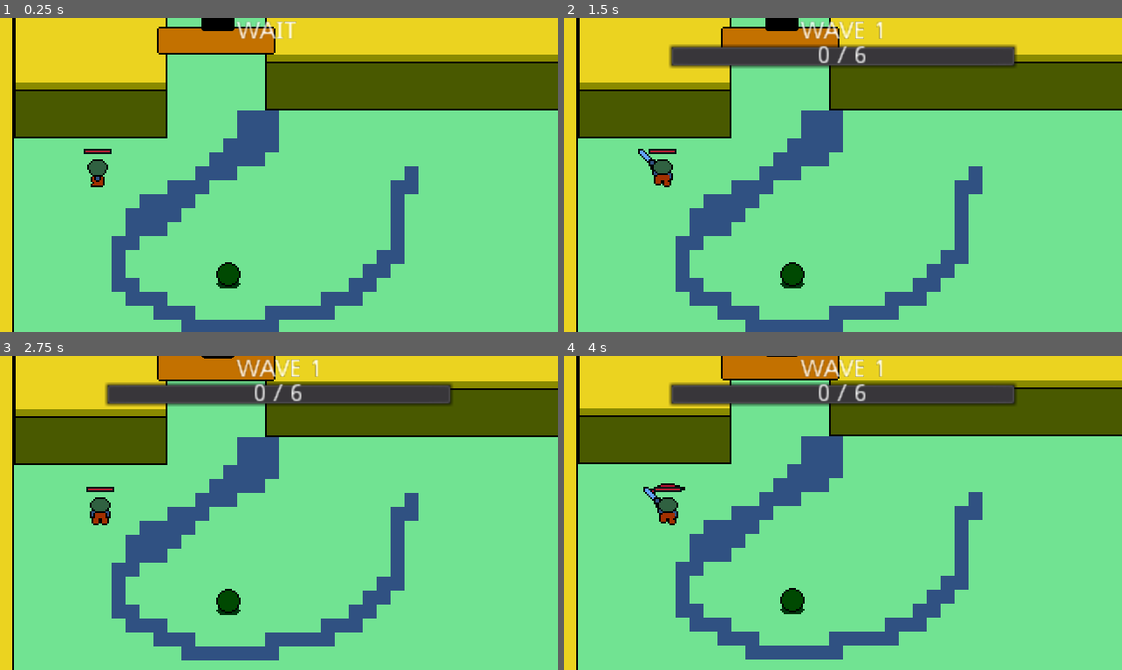
Above: before the commit, frames 1-4 (two rows, left to right).
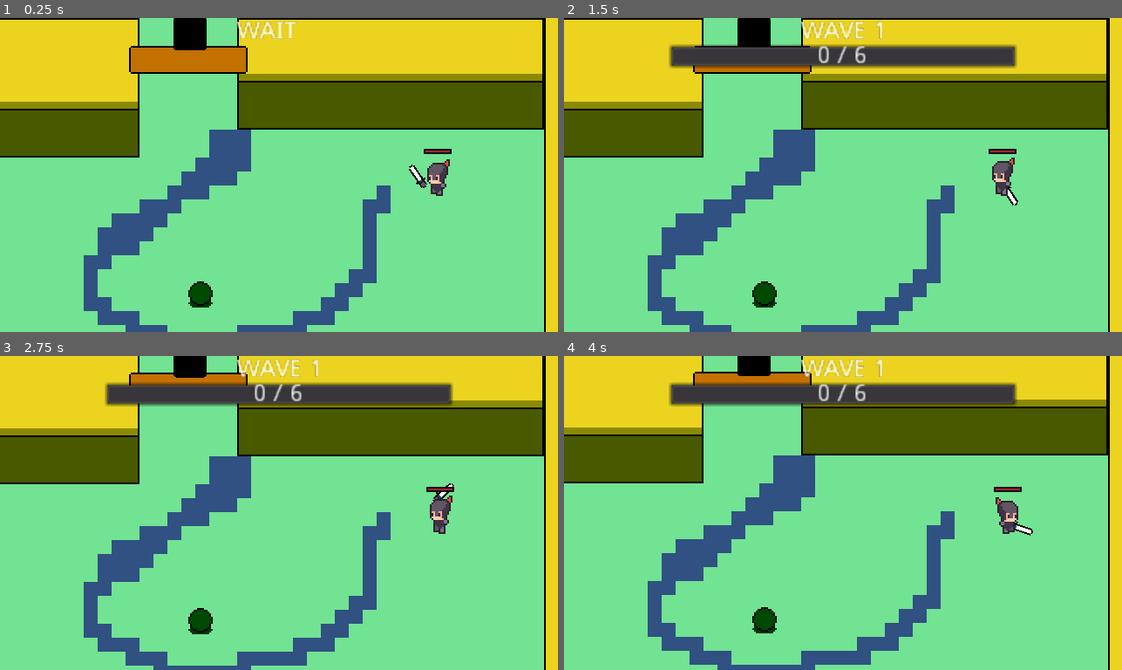
Above: after the commit, the same moments.

Repository: KeelDevStudio/DualStickDefender-Git
Game: Godot game, scene res://Levels/Debug.tscn
The game is run twice, just before and just after one commit, with the same random seed, the same clock (stepped at 60 frames per second) and the same inputs. The engine's default icon, where the game draws it, is replaced by a stand-in: a white triangle on a blue panel in a dark square.
Inputs (mouse positions are in pixels of both pictures, inside the frame that each line leads up to):
- Up to frame 1 (0.25 s): no input
- Up to frame 2 (1.5 s): move the mouse to (965, 159) at 0.52 s; hold D (Right) 0.53-1.28 s; hold Space (Attack1) 0.53-1.28 s; move the mouse to (731, 190) at 1.27 s; hold S (Down) from 1.28 s (still down); tap T (Test1) at 1.35 s
- Up to frame 3 (2.75 s): move the mouse to (334, 443) at 2.02 s; release S (Down) at 2.03 s; hold D (Right) from 2.03 s (still down); hold Space (Attack1) from 2.03 s (still down)
- Up to frame 4 (4 s): move the mouse to (815, 575) at 2.77 s; release D (Right) at 2.78 s; release Space (Attack1) at 2.78 s; hold W (Up) 2.78-3.53 s; tap T (Test1) at 2.85 s; move the mouse to (1010, 560) at 3.52 s; hold A (Left) from 3.53 s (still down); hold Space (Attack1) from 3.53 s (still down)

The runs differ from the first frame. In frame 1, 31% of the frame differs, in the area x 0-100%, y 0-100%; in frame 2, 28%; in frame 3, 27%; in frame 4, 27%.

Commit message:
change animation to 2 way, anime knight, crookie 16x24

Diff:
--- a/Actors/ActorAnimationPlayer.tscn
+++ b/Actors/ActorAnimationPlayer.tscn
@@ -13,8 +13,8 @@
 tracks/0/keys = {
 "times": PoolRealArray( 0, 0.15, 0.3, 0.45 ),
 "transitions": PoolRealArray( 1, 1, 1, 1 ),
-"update": 1,
-"values": [ 3, 4, 5, 3 ]
+"update": 0,
+"values": [ 80, 81, 82, 83 ]
 }
 tracks/1/type = "method"
 tracks/1/path = NodePath(".")
@@ -67,8 +67,8 @@
 tracks/0/keys = {
 "times": PoolRealArray( 0, 0.15, 0.3, 0.45 ),
 "transitions": PoolRealArray( 1, 1, 1, 1 ),
-"update": 1,
-"values": [ 21, 22, 23, 21 ]
+"update": 0,
+"values": [ 95, 96, 97, 98 ]
 }
 tracks/1/type = "method"
 tracks/1/path = NodePath(".")
@@ -122,8 +122,8 @@
 tracks/0/keys = {
 "times": PoolRealArray( 0, 0.15, 0.3, 0.45 ),
 "transitions": PoolRealArray( 1, 1, 1, 1 ),
-"update": 1,
-"values": [ 12, 13, 14, 12 ]
+"update": 0,
+"values": [ 85, 86, 87, 88 ]
 }
 tracks/1/type = "method"
 tracks/1/path = NodePath(".")
@@ -176,8 +176,8 @@
 tracks/0/keys = {
 "times": PoolRealArray( 0, 0.15, 0.3, 0.45 ),
 "transitions": PoolRealArray( 1, 1, 1, 1 ),
-"update": 1,
-"values": [ 30, 31, 32, 30 ]
+"update": 0,
+"values": [ 90, 91, 92, 93 ]
 }
 tracks/1/type = "method"
 tracks/1/path = NodePath(".")
@@ -221,41 +221,17 @@
 [sub_resource type="Animation" id=14]
 length = 0.6
 step = 0.15
-tracks/0/type = "value"
-tracks/0/path = NodePath("Sprite:frame")
-tracks/0/interp = 1
-tracks/0/loop_wrap = true
-tracks/0/imported = false
-tracks/0/enabled = true
-tracks/0/keys = {
-"times": PoolRealArray( 0, 0.15, 0.3, 0.45 ),
-"transitions": PoolRealArray( 1, 1, 1, 1 ),
-"update": 1,
-"values": [ 3, 6, 7, 8 ]
-}
 
 [sub_resource type="Animation" id=15]
 length = 0.6
 step = 0.15
-tracks/0/type = "value"
-tracks/0/path = NodePath("Sprite:frame")
-tracks/0/interp = 1
-tracks/0/loop_wrap = true
-tracks/0/imported = false
-tracks/0/enabled = true
-tracks/0/keys = {
-"times": PoolRealArray( 0, 0.15, 0.3, 0.45 ),
-"transitions": PoolRealArray( 1, 1, 1, 1 ),
-"update": 1,
-"values": [ 19, 24, 25, 26 ]
-}
-tracks/1/type = "method"
-tracks/1/path = NodePath(".")
-tracks/1/interp = 1
-tracks/1/loop_wrap = true
-tracks/1/imported = false
-tracks/1/enabled = true
-tracks/1/keys = {
+tracks/0/type = "method"
+tracks/0/path = NodePath(".")
+tracks/0/interp = 1
+tracks/0/loop_wrap = true
+tracks/0/imported = false
+tracks/0/enabled = true
+tracks/0/keys = {
 "times": PoolRealArray( 0.6 ),
 "transitions": PoolRealArray( 1 ),
 "values": [ {
@@ -267,25 +243,13 @@
 [sub_resource type="Animation" id=16]
 length = 0.6
 step = 0.15
-tracks/0/type = "value"
-tracks/0/path = NodePath("Sprite:frame")
-tracks/0/interp = 1
-tracks/0/loop_wrap = true
-tracks/0/imported = false
-tracks/0/enabled = true
-tracks/0/keys = {
-"times": PoolRealArray( 0, 0.15, 0.3, 0.45 ),
-"transitions": PoolRealArray( 1, 1, 1, 1 ),
-"update": 1,
-"values": [ 12, 15, 16, 17 ]
-}
-tracks/1/type = "method"
-tracks/1/path = NodePath(".")
-tracks/1/interp = 1
-tracks/1/loop_wrap = true
-tracks/1/imported = false
-tracks/1/enabled = true
-tracks/1/keys = {
+tracks/0/type = "method"
+tracks/0/path = NodePath(".")
+tracks/0/interp = 1
+tracks/0/loop_wrap = true
+tracks/0/imported = false
+tracks/0/enabled = true
+tracks/0/keys = {
 "times": PoolRealArray( 0.6 ),
 "transitions": PoolRealArray( 1 ),
 "values": [ {
@@ -297,25 +261,13 @@
 [sub_resource type="Animation" id=17]
 length = 0.6
 step = 0.15
-tracks/0/type = "value"
-tracks/0/path = NodePath("Sprite:frame")
-tracks/0/interp = 1
-tracks/0/loop_wrap = true
-tracks/0/imported = false
-tracks/0/enabled = true
-tracks/0/keys = {
-"times": PoolRealArray( 0, 0.15, 0.3, 0.45 ),
-"transitions": PoolRealArray( 1, 1, 1, 1 ),
-"update": 1,
-"values": [ 28, 33, 34, 35 ]
-}
-tracks/1/type = "method"
-tracks/1/path = NodePath(".")
-tracks/1/interp = 1
-tracks/1/loop_wrap = true
-tracks/1/imported = false
-tracks/1/enabled = true
-tracks/1/keys = {
+tracks/0/type = "method"
+tracks/0/path = NodePath(".")
+tracks/0/interp = 1
+tracks/0/loop_wrap = true
+tracks/0/imported = false
+tracks/0/enabled = true
+tracks/0/keys = {
 "times": PoolRealArray( 0.6 ),
 "transitions": PoolRealArray( 1 ),
 "values": [ {
@@ -328,32 +280,32 @@
 length = 0.1
 loop = true
 tracks/0/type = "value"
-tracks/0/path = NodePath("Sprite:frame_coords")
-tracks/0/interp = 1
-tracks/0/loop_wrap = true
-tracks/0/imported = false
-tracks/0/enabled = true
-tracks/0/keys = {
-"times": PoolRealArray( 0 ),
-"transitions": PoolRealArray( 1 ),
-"update": 0,
-"values": [ Vector2( 1, 0 ) ]
+tracks/0/path = NodePath("Sprite:frame")
+tracks/0/interp = 1
+tracks/0/loop_wrap = true
+tracks/0/imported = false
+tracks/0/enabled = true
+tracks/0/keys = {
+"times": PoolRealArray( 0 ),
+"transitions": PoolRealArray( 1 ),
+"update": 1,
+"values": [ 0 ]
 }
 
 [sub_resource type="Animation" id=2]
 length = 0.1
 loop = true
 tracks/0/type = "value"
-tracks/0/path = NodePath("Sprite:frame_coords")
-tracks/0/interp = 1
-tracks/0/loop_wrap = true
-tracks/0/imported = false
-tracks/0/enabled = true
-tracks/0/keys = {
-"times": PoolRealArray( 0 ),
-"transitions": PoolRealArray( 1 ),
-"update": 0,
-"values": [ Vector2( 1, 2 ) ]
+tracks/0/path = NodePath("Sprite:frame")
+tracks/0/interp = 1
+tracks/0/loop_wrap = true
+tracks/0/imported = false
+tracks/0/enabled = true
+tracks/0/keys = {
+"times": PoolRealArray( 0 ),
+"transitions": PoolRealArray( 1 ),
+"update": 1,
+"values": [ 10 ]
 }
 
 [sub_resource type="Animation" id=3]
@@ -368,8 +320,8 @@
 tracks/0/keys = {
 "times": PoolRealArray( 0 ),
 "transitions": PoolRealArray( 1 ),
-"update": 1,
-"values": [ 10 ]
+"update": 0,
+"values": [ 30 ]
 }
 
 [sub_resource type="Animation" id=4]
@@ -384,8 +336,8 @@
 tracks/0/keys = {
 "times": PoolRealArray( 0 ),
 "transitions": PoolRealArray( 1 ),
-"update": 1,
-"values": [ 28 ]
+"update": 0,
+"values": [ 21 ]
 }
 
 [sub_resource type="Animation" id=5]
@@ -401,8 +353,8 @@
 tracks/0/keys = {
 "times": PoolRealArray( 0, 0.15, 0.3, 0.45 ),
 "transitions": PoolRealArray( 1, 1, 1, 1 ),
-"update": 1,
-"values": [ 0, 1, 2, 1 ]
+"update": 0,
+"values": [ 0, 1, 2, 3 ]
 }
 
 [sub_resource type="Animation" id=6]
@@ -418,8 +370,8 @@
 tracks/0/keys = {
 "times": PoolRealArray( 0, 0.15, 0.3, 0.45 ),
 "transitions": PoolRealArray( 1, 1, 1, 1 ),
-"update": 1,
-"values": [ 18, 19, 20, 19 ]
+"update": 0,
+"values": [ 10, 11, 12, 13 ]
 }
 
 [sub_resource type="Animation" id=7]
@@ -435,8 +387,8 @@
 tracks/0/keys = {
 "times": PoolRealArray( 0, 0.15, 0.3, 0.45 ),
 "transitions": PoolRealArray( 1, 1, 1, 1 ),
-"update": 1,
-"values": [ 9, 10, 11, 10 ]
+"update": 0,
+"values": [ 30, 31, 32, 33 ]
 }
 
 [sub_resource type="Animation" id=8]
@@ -452,8 +404,8 @@
 tracks/0/keys = {
 "times": PoolRealArray( 0, 0.15, 0.3, 0.45 ),
 "transitions": PoolRealArray( 1, 1, 1, 1 ),
-"update": 1,
-"values": [ 27, 28, 29, 28 ]
+"update": 0,
+"values": [ 20, 21, 22, 23 ]
 }
 
 [sub_resource type="Animation" id=9]
--- a/Actors/ActorAnimationTree.tscn
+++ b/Actors/ActorAnimationTree.tscn
@@ -46,26 +46,26 @@
 blend_point_3/pos = Vector2( 0, 1 )
 blend_mode = 1
 
-[sub_resource type="AnimationNodeAnimation" id=18]
+[sub_resource type="AnimationNodeAnimation" id=45]
+animation = "IdleDown"
+
+[sub_resource type="AnimationNodeAnimation" id=46]
 animation = "IdleLeft"
 
-[sub_resource type="AnimationNodeAnimation" id=19]
-animation = "IdleDown"
-
-[sub_resource type="AnimationNodeAnimation" id=20]
+[sub_resource type="AnimationNodeAnimation" id=47]
 animation = "IdleRight"
 
-[sub_resource type="AnimationNodeAnimation" id=21]
+[sub_resource type="AnimationNodeAnimation" id=48]
 animation = "IdleUp"
 
 [sub_resource type="AnimationNodeBlendSpace2D" id=22]
-blend_point_0/node = SubResource( 18 )
-blend_point_0/pos = Vector2( -1, 0 )
-blend_point_1/node = SubResource( 19 )
-blend_point_1/pos = Vector2( 0, 1.1 )
-blend_point_2/node = SubResource( 20 )
+blend_point_0/node = SubResource( 45 )
+blend_point_0/pos = Vector2( 0, 1.1 )
+blend_point_1/node = SubResource( 46 )
+blend_point_1/pos = Vector2( -1, 0 )
+blend_point_2/node = SubResource( 47 )
 blend_point_2/pos = Vector2( 1, 0 )
-blend_point_3/node = SubResource( 21 )
+blend_point_3/node = SubResource( 48 )
 blend_point_3/pos = Vector2( 0, -1.1 )
 min_space = Vector2( -1.1, -1.1 )
 max_space = Vector2( 1.1, 1.1 )
@@ -83,15 +83,35 @@
 [sub_resource type="AnimationNodeAnimation" id=26]
 animation = "MoveUp"
 
+[sub_resource type="AnimationNodeAnimation" id=49]
+animation = "MoveDownLeft"
+
+[sub_resource type="AnimationNodeAnimation" id=50]
+animation = "MoveDownRight"
+
+[sub_resource type="AnimationNodeAnimation" id=51]
+animation = "MoveUpRight"
+
+[sub_resource type="AnimationNodeAnimation" id=52]
+animation = "MoveUpLeft"
+
 [sub_resource type="AnimationNodeBlendSpace2D" id=27]
 blend_point_0/node = SubResource( 23 )
 blend_point_0/pos = Vector2( -1, 0 )
 blend_point_1/node = SubResource( 24 )
 blend_point_1/pos = Vector2( 1, 0 )
 blend_point_2/node = SubResource( 25 )
-blend_point_2/pos = Vector2( 0, 1.1 )
+blend_point_2/pos = Vector2( 0, 1 )
 blend_point_3/node = SubResource( 26 )
-blend_point_3/pos = Vector2( 0, -1.1 )
+blend_point_3/pos = Vector2( 0, -1 )
+blend_point_4/node = SubResource( 49 )
+blend_point_4/pos = Vector2( -1, 1 )
+blend_point_5/node = SubResource( 50 )
+blend_point_5/pos = Vector2( 1, 1 )
+blend_point_6/node = SubResource( 51 )
+blend_point_6/pos = Vector2( 1, -1 )
+blend_point_7/node = SubResource( 52 )
+blend_point_7/pos = Vector2( -1, -1 )
 min_space = Vector2( -1.1, -1.1 )
 max_space = Vector2( 1.1, 1.1 )
 blend_mode = 1
--- a/Actors/Characters/Player/Jobs/Player.tscn
+++ b/Actors/Characters/Player/Jobs/Player.tscn
@@ -1,18 +1,226 @@
-[gd_scene load_steps=16 format=2]
+[gd_scene load_steps=30 format=2]
 
 [ext_resource path="res://Actors/Characters/Player/Player.gd" type="Script" id=1]
 [ext_resource path="res://Actors/Characters/Player/PlayerControler.gd" type="Script" id=2]
-[ext_resource path="res://Asset/Actors/Crokie-Sheet.png" type="Texture" id=3]
+[ext_resource path="res://Asset/Actors/Knigth.png" type="Texture" id=3]
 [ext_resource path="res://Actors/Characters/Player/Ressources/PlayerColiderBox.tres" type="Shape2D" id=4]
 [ext_resource path="res://Actors/Characters/Player/Ressources/PlayerAttackHitBox.tres" type="Shape2D" id=5]
-[ext_resource path="res://Actors/ActorAnimationTree.tscn" type="PackedScene" id=6]
-[ext_resource path="res://Actors/ActorAnimationPlayer.tscn" type="PackedScene" id=7]
 [ext_resource path="res://Actors/Overlap/HitBox.tscn" type="PackedScene" id=8]
 [ext_resource path="res://Actors/StateMachines/StateMachine.gd" type="Script" id=9]
 [ext_resource path="res://Actors/StateMachines/State/State.gd" type="Script" id=10]
 [ext_resource path="res://Actors/Characters/Stats.tscn" type="PackedScene" id=11]
 [ext_resource path="res://Components/ActorsComponent/HealthBarComponent.tscn" type="PackedScene" id=12]
+[ext_resource path="res://Asset/Weapons/Sword.png" type="Texture" id=13]
 [ext_resource path="res://Actors/Overlap/HurtBox.tscn" type="PackedScene" id=14]
+
+[sub_resource type="Animation" id=22]
+resource_name = "Attack"
+length = 0.6
+tracks/0/type = "method"
+tracks/0/path = NodePath(".")
+tracks/0/interp = 1
+tracks/0/loop_wrap = true
+tracks/0/imported = false
+tracks/0/enabled = true
+tracks/0/keys = {
+"times": PoolRealArray( 0.6 ),
+"transitions": PoolRealArray( 1 ),
+"values": [ {
+"args": [  ],
+"method": "_attack_animation_finished"
+} ]
+}
+tracks/1/type = "value"
+tracks/1/path = NodePath("Pivot/PivotWeapon/AttacktHitBox/CollisionShape2D:disabled")
+tracks/1/interp = 1
+tracks/1/loop_wrap = true
+tracks/1/imported = false
+tracks/1/enabled = true
+tracks/1/keys = {
+"times": PoolRealArray( 0.15, 0.3 ),
+"transitions": PoolRealArray( 1, 1 ),
+"update": 1,
+"values": [ false, true ]
+}
+tracks/2/type = "value"
+tracks/2/path = NodePath("Pivot/PivotWeapon/AttacktHitBox:rotation_degrees")
+tracks/2/interp = 1
+tracks/2/loop_wrap = true
+tracks/2/imported = false
+tracks/2/enabled = true
+tracks/2/keys = {
+"times": PoolRealArray( 0.1, 0.2, 0.4 ),
+"transitions": PoolRealArray( 1, 1, 1 ),
+"update": 0,
+"values": [ 0.0, 170.0, 0.0 ]
+}
+tracks/3/type = "value"
+tracks/3/path = NodePath("Pivot/Sprite:frame")
+tracks/3/interp = 1
+tracks/3/loop_wrap = true
+tracks/3/imported = false
+tracks/3/enabled = true
+tracks/3/keys = {
+"times": PoolRealArray( 0, 0.2, 0.4 ),
+"transitions": PoolRealArray( 1, 1, 1 ),
+"update": 1,
+"values": [ 4, 5, 4 ]
+}
+tracks/4/type = "value"
+tracks/4/path = NodePath("Pivot/PivotWeapon/AttacktHitBox/Sprite:rotation_degrees")
+tracks/4/interp = 1
+tracks/4/loop_wrap = true
+tracks/4/imported = false
+tracks/4/enabled = true
+tracks/4/keys = {
+"times": PoolRealArray( 0, 0.2, 0.4 ),
+"transitions": PoolRealArray( 1, 1, 1 ),
+"update": 0,
+"values": [ -15.0, 40.0, -15.0 ]
+}
+
+[sub_resource type="Animation" id=26]
+resource_name = "Die"
+length = 0.6
+step = 0.15
+tracks/0/type = "method"
+tracks/0/path = NodePath(".")
+tracks/0/interp = 1
+tracks/0/loop_wrap = true
+tracks/0/imported = false
+tracks/0/enabled = true
+tracks/0/keys = {
+"times": PoolRealArray( 0.6 ),
+"transitions": PoolRealArray( 1 ),
+"values": [ {
+"args": [  ],
+"method": "DIE_animation_finished"
+} ]
+}
+
+[sub_resource type="Animation" id=30]
+resource_name = "Idle"
+length = 0.5
+loop = true
+step = 0.25
+tracks/0/type = "value"
+tracks/0/path = NodePath("Pivot/Sprite:frame")
+tracks/0/interp = 1
+tracks/0/loop_wrap = true
+tracks/0/imported = false
+tracks/0/enabled = true
+tracks/0/keys = {
+"times": PoolRealArray( 0, 0.25 ),
+"transitions": PoolRealArray( 1, 1 ),
+"update": 1,
+"values": [ 4, 5 ]
+}
+
+[sub_resource type="Animation" id=34]
+resource_name = "Move"
+length = 0.6
+loop = true
+step = 0.15
+tracks/0/type = "value"
+tracks/0/path = NodePath("Pivot/Sprite:frame")
+tracks/0/interp = 1
+tracks/0/loop_wrap = true
+tracks/0/imported = false
+tracks/0/enabled = true
+tracks/0/keys = {
+"times": PoolRealArray( 0, 0.15, 0.3, 0.45 ),
+"transitions": PoolRealArray( 1, 1, 1, 1 ),
+"update": 1,
+"values": [ 0, 1, 2, 3 ]
+}
+
+[sub_resource type="Animation" id=44]
+length = 0.001
+tracks/0/type = "value"
+tracks/0/path = NodePath("Pivot/PivotWeapon/AttacktHitBox:rotation_degrees")
+tracks/0/interp = 1
+tracks/0/loop_wrap = true
+tracks/0/imported = false
+tracks/0/enabled = true
+tracks/0/keys = {
+"times": PoolRealArray( 0 ),
+"transitions": PoolRealArray( 1 ),
+"update": 0,
+"values": [ 90.0 ]
+}
+tracks/1/type = "value"
+tracks/1/path = NodePath("Pivot/PivotWeapon/AttacktHitBox/Sprite:rotation_degrees")
+tracks/1/interp = 1
+tracks/1/loop_wrap = true
+tracks/1/imported = false
+tracks/1/enabled = true
+tracks/1/keys = {
+"times": PoolRealArray( 0 ),
+"transitions": PoolRealArray( 1 ),
+"update": 0,
+"values": [ -36.0 ]
+}
+tracks/2/type = "value"
+tracks/2/path = NodePath("Pivot/PivotWeapon/AttacktHitBox:position")
+tracks/2/interp = 1
+tracks/2/loop_wrap = true
+tracks/2/imported = false
+tracks/2/enabled = true
+tracks/2/keys = {
+"times": PoolRealArray( 0 ),
+"transitions": PoolRealArray( 1 ),
+"update": 0,
+"values": [ Vector2( 0, 0 ) ]
+}
+tracks/3/type = "value"
+tracks/3/path = NodePath("Pivot/Sprite:frame")
+tracks/3/interp = 1
+tracks/3/loop_wrap = true
+tracks/3/imported = false
+tracks/3/enabled = true
+tracks/3/keys = {
+"times": PoolRealArray( 0 ),
+"transitions": PoolRealArray( 1 ),
+"update": 0,
+"values": [ 1 ]
+}
+
+[sub_resource type="AnimationNodeAnimation" id=35]
+animation = "Attack"
+
+[sub_resource type="AnimationNodeAnimation" id=36]
+animation = "Die"
+
+[sub_resource type="AnimationNodeAnimation" id=37]
+animation = "Idle"
+
+[sub_resource type="AnimationNodeAnimation" id=38]
+animation = "Move"
+
+[sub_resource type="AnimationNodeStateMachineTransition" id=39]
+
+[sub_resource type="AnimationNodeStateMachineTransition" id=40]
+switch_mode = 2
+
+[sub_resource type="AnimationNodeStateMachineTransition" id=41]
+
+[sub_resource type="AnimationNodeStateMachineTransition" id=42]
+
+[sub_resource type="AnimationNodeStateMachineTransition" id=43]
+
+[sub_resource type="AnimationNodeStateMachine" id=28]
+states/ATTACK/node = SubResource( 35 )
+states/ATTACK/position = Vector2( -132.506, 132.8 )
+states/DIE/node = SubResource( 36 )
+states/DIE/position = Vector2( 294.494, 132.8 )
+states/IDLE/node = SubResource( 37 )
+states/IDLE/position = Vector2( 72.494, 132.8 )
+states/MOVE/node = SubResource( 38 )
+states/MOVE/position = Vector2( 72.494, 47.8 )
+transitions = [ "IDLE", "ATTACK", SubResource( 39 ), "ATTACK", "IDLE", SubResource( 40 ), "MOVE", "IDLE", SubResource( 41 ), "IDLE", "MOVE", SubResource( 42 ), "IDLE", "DIE", SubResource( 43 ) ]
+start_node = "IDLE"
+end_node = "DIE"
+graph_offset = Vector2( -672.506, 16.8 )
 
 [sub_resource type="AnimationNodeStateMachinePlayback" id=18]
 
@@ -33,16 +241,16 @@
 [node name="Controler" type="Node" parent="."]
 script = ExtResource( 2 )
 
-[node name="Sprite" type="Sprite" parent="."]
-position = Vector2( 0, -1 )
-texture = ExtResource( 3 )
-hframes = 9
-vframes = 4
-frame = 10
-
-[node name="AnimationPlayer" parent="." instance=ExtResource( 7 )]
-
-[node name="AnimationTree" parent="." instance=ExtResource( 6 )]
+[node name="AnimationPlayer" type="AnimationPlayer" parent="."]
+anims/Attack = SubResource( 22 )
+anims/Die = SubResource( 26 )
+anims/Idle = SubResource( 30 )
+anims/Move = SubResource( 34 )
+anims/RESET = SubResource( 44 )
+
+[node name="AnimationTree" type="AnimationTree" parent="."]
+tree_root = SubResource( 28 )
+anim_player = NodePath("../AnimationPlayer")
 active = true
 parameters/playback = SubResource( 18 )
 
@@ -51,15 +259,6 @@
 position = Vector2( 0, 3 )
 shape = ExtResource( 4 )
 
-[node name="HitboxsPivot" type="Position2D" parent="."]
-
-[node name="AttacktHitBox" parent="HitboxsPivot" instance=ExtResource( 8 )]
-collision_mask = 32
-damage = 1
-
-[node name="CollisionShape2D" parent="HitboxsPivot/AttacktHitBox" index="0"]
-shape = ExtResource( 5 )
-
 [node name="HurtBox" parent="." instance=ExtResource( 14 )]
 collision_layer = 512
 statsPath = NodePath("../Stats")
@@ -68,6 +267,32 @@
 position = Vector2( 0, 0 )
 shape = SubResource( 19 )
 
+[node name="Pivot" type="Position2D" parent="."]
+
+[node name="Sprite" type="Sprite" parent="Pivot"]
+z_index = 5
+texture = ExtResource( 3 )
+hframes = 4
+vframes = 2
+frame = 1
+
+[node name="PivotWeapon" type="Position2D" parent="Pivot"]
+
+[node name="AttacktHitBox" parent="Pivot/PivotWeapon" instance=ExtResource( 8 )]
+rotation = 1.5708
+collision_mask = 32
+damage = 1
+
+[node name="CollisionShape2D" parent="Pivot/PivotWeapon/AttacktHitBox" index="0"]
+position = Vector2( 4, -11 )
+shape = ExtResource( 5 )
+
+[node name="Sprite" type="Sprite" parent="Pivot/PivotWeapon/AttacktHitBox"]
+position = Vector2( 5, -10 )
+rotation = -0.628319
+texture = ExtResource( 13 )
+flip_v = true
+
 [node name="STATEMACHINE" type="Node" parent="."]
 script = ExtResource( 9 )
 
@@ -96,5 +321,5 @@
 [node name="Camera2D" type="Camera2D" parent="."]
 current = true
 
-[editable path="HitboxsPivot/AttacktHitBox"]
 [editable path="HurtBox"]
+[editable path="Pivot/PivotWeapon/AttacktHitBox"]
--- a/Actors/Characters/Player/Player.gd
+++ b/Actors/Characters/Player/Player.gd
@@ -33,16 +33,23 @@
 func _ready():
 	var __ = stats.connect("current_health_0", self, "_on_current_health_0")
 	state_machine.set_to_default_state()
-	$HitboxsPivot/AttacktHitBox.damage = stats.damage
+	$Pivot/PivotWeapon/AttacktHitBox.damage = stats.damage
 #	HP_bar.set_max(stats.max_health)
 #	HP_bar.set_value(stats.current_health)
 
 func _physics_process(_delta):
+	var mouse_position = get_global_mouse_position()
 	_updated_animation()
 	dir_move = Vector2.ZERO
 	dir_move.x = int(controler.right) - int(controler.left)
 	dir_move.y = int(controler.down) - int(controler.up)
 	dir_move = dir_move.normalized()
+	$Pivot/PivotWeapon.look_at(mouse_position)
+#	if dir_move.x != 0:
+	if (mouse_position.x - self.position.x) > 1:
+		$Pivot.scale.x = +1
+	elif (mouse_position.x - self.position.x) < 1:
+		$Pivot.scale.x = -1
 
 
 ### LOGIC ###
@@ -52,10 +59,10 @@
 
 func _updated_animation():
 	animation_state.travel(state_machine.get_state_name())
-	if velocity != Vector2.ZERO and not state_machine.get_state_name() == "ATTACK":
-		animation_tree.set("parameters/" + state_machine.get_state_name() + "/blend_position", velocity)
-		animation_tree.set("parameters/ATTACK/blend_position", velocity)
-
+#	if velocity != Vector2.ZERO and not state_machine.get_state_name() == "ATTACK":
+#		animation_tree.set("parameters/" + state_machine.get_state_name() + "/blend_position", velocity)
+#		animation_tree.set("parameters/ATTACK/blend_position", velocity)
+#
 
 
 
--- a/Actors/Characters/Player/Ressources/PlayerAttackHitBox.tres
+++ b/Actors/Characters/Player/Ressources/PlayerAttackHitBox.tres
@@ -1,4 +1,4 @@
 [gd_resource type="RectangleShape2D" format=2]
 
 [resource]
-extents = Vector2( 14.5, 4 )
+extents = Vector2( 14, 10 )
--- a/Levels/Debug.tscn
+++ b/Levels/Debug.tscn
@@ -153,12 +153,6 @@
 
 [node name="LevelNavTilmap" parent="." instance=ExtResource( 3 )]
 
-[node name="Player" parent="." instance=ExtResource( 1 )]
-position = Vector2( 48, 101 )
-
-[node name="AnimationTree" parent="Player" index="4"]
-parameters/playback = SubResource( 1 )
-
 [node name="Cristal" parent="." groups=["cristal"] instance=ExtResource( 6 )]
 position = Vector2( 123, 158 )
 collision_layer = 769
@@ -215,9 +209,15 @@
 [node name="WAIT 3" type="Node" parent="WAVESMANAGER"]
 script = ExtResource( 10 )
 
+[node name="Player" parent="." instance=ExtResource( 1 )]
+position = Vector2( 259, 90 )
+
+[node name="AnimationTree" parent="Player" index="3"]
+parameters/playback = SubResource( 1 )
+
 [editable path="Gate 1"]
 [editable path="Gate 2"]
 [editable path="LevelNavTilmap"]
 [editable path="Player"]
-[editable path="Player/HitboxsPivot/AttacktHitBox"]
 [editable path="Player/HurtBox"]
+[editable path="Player/Pivot/PivotWeapon/AttacktHitBox"]
--- a/project.godot
+++ b/project.godot
@@ -156,12 +156,20 @@
 run/main_scene="res://Levels/Debug.tscn"
 config/icon="res://icon.png"
 
+[aseprite_animation_importer]
+
+aseprite_executable_path="C:/Users/Emoshun/Desktop/Character.aseprite"
+
 [display]
 
 window/size/width=320
 window/size/height=180
 window/stretch/mode="2d"
 window/stretch/aspect="keep"
+
+[editor_plugins]
+
+enabled=PoolStringArray(  )
 
 [importer_defaults]
 
Not shown: 1 places in Actors/ActorAnimationTree.tscn that only renumber resources
Binary file added: Asset/Actors/Character.png
Not shown, added: Asset/Actors/Character.png.import
Binary file added: Asset/Actors/Crokie 16x24-Sheet.png
Not shown, added: Asset/Actors/Crokie 16x24-Sheet.png.import
Binary file added: Asset/Actors/Crokie 16x24.aseprite
Not shown, added: Asset/Actors/Crokie.aseprite.import
Binary file added: Asset/Actors/Knight.aseprite
Binary file added: Asset/Actors/Knigth.png
Not shown, added: Asset/Actors/Knigth.png.import
Not shown, added: Asset/Colors_palette/Nes.aseprite.import
Not shown, added: Asset/Colors_palette/pallette.aseprite.import
(and 11 more such lines)
